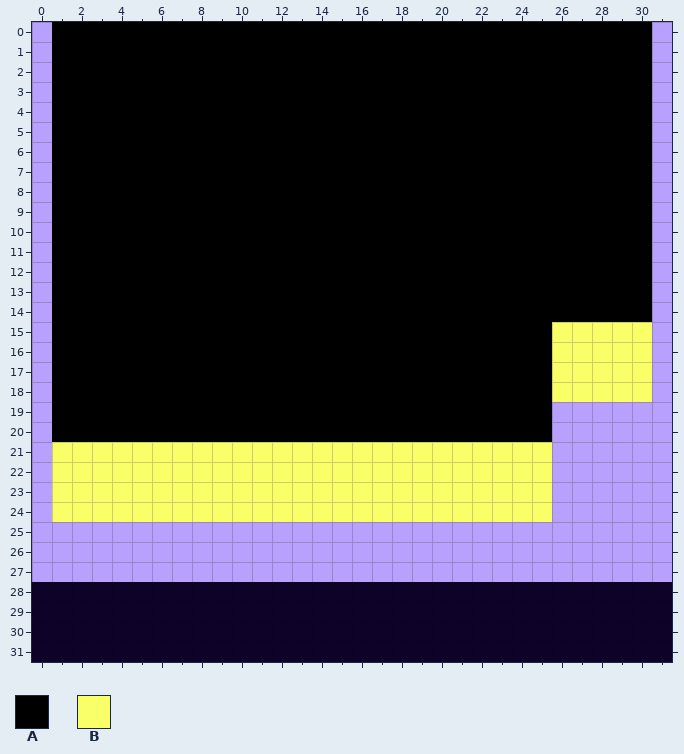
One commit to this Tiled map: bin/bank.tmx. The picture above was drawn from the file before the commit.
Cells are 32x32 px. Shown: x 0..31, y 0..31.
Key: from "Tiles": A 0, B 10.
_ is an empty cell, # one hidden under a higher layer.
Layers that did not change in this view are not listed.
Layer "wall1" before, first column x 0:
11 _AAAAAAAAAAAAAAAAAAAAAAAAAAAAAA_
12 _AAAAAAAAAAAAAAAAAAAAAAAAAAAAAA_
13 _AAAAAAAAAAAAAAAAAAAAAAAAAAAAAA_
14 _AAAAAAAAAAAAAAAAAAAAAAAAAAAAAA_
15 _AAAAAAAAAAAAAAAAAAAAAAAAABBBBB_
16 _AAAAAAAAAAAAAAAAAAAAAAAAABBBBB_
17 _AAAAAAAAAAAAAAAAAAAAAAAAABBBBB_
18 _AAAAAAAAAAAAAAAAAAAAAAAAABBBBB_
19 _AAAAAAAAAAAAAAAAAAAAAAAAA______
20 _AAAAAAAAAAAAAAAAAAAAAAAAA______
21 _BBBBBBBBBBBBBBBBBBBBBBBBB______
22 _BBBBBBBBBBBBBBBBBBBBBBBBB______
23 _BBBBBBBBBBBBBBBBBBBBBBBBB______
24 _BBBBBBBBBBBBBBBBBBBBBBBBB______
25 ________________________________
26 ________________________________
27 ________________________________
28 ________________________________
29 ________________________________
Once edited:
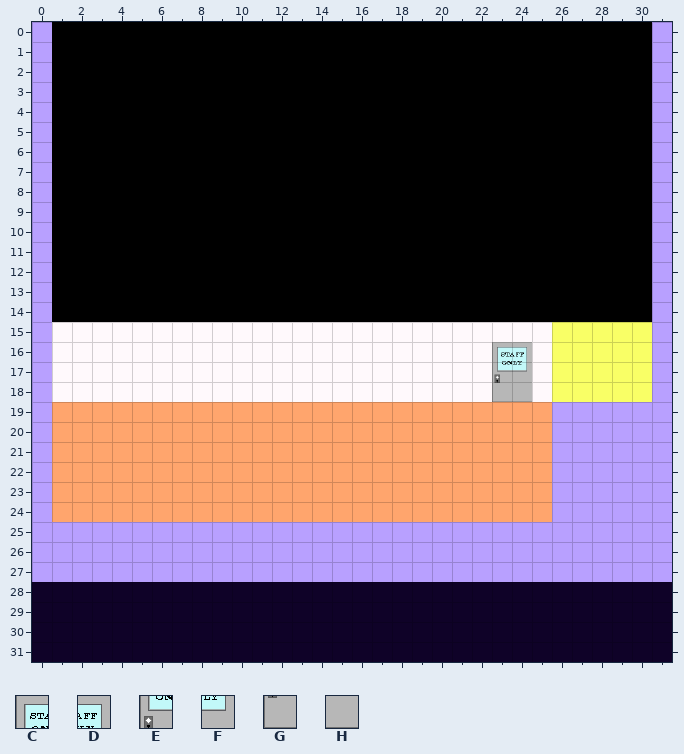
Further tiles: from "door_interior": C 0, D 1, E 2, F 3, G 4, H 5.
From old to new:
Layer "wall_foyer":
y 16: x 23..24 ## -> CD
y 17: x 23..24 ## -> EF
y 18: x 23..24 ## -> GH
Layer "wall1" (now hidden):
y 15..20: x 1..25 AAAAAAAAAAAAAAAAAAAAAAAAA -> _________________________
y 21..24: x 1..25 BBBBBBBBBBBBBBBBBBBBBBBBB -> _________________________
Pixel boxes of the changes (left, top, right, bottom) in both pictures:
changed: (52, 322, 552, 522)
